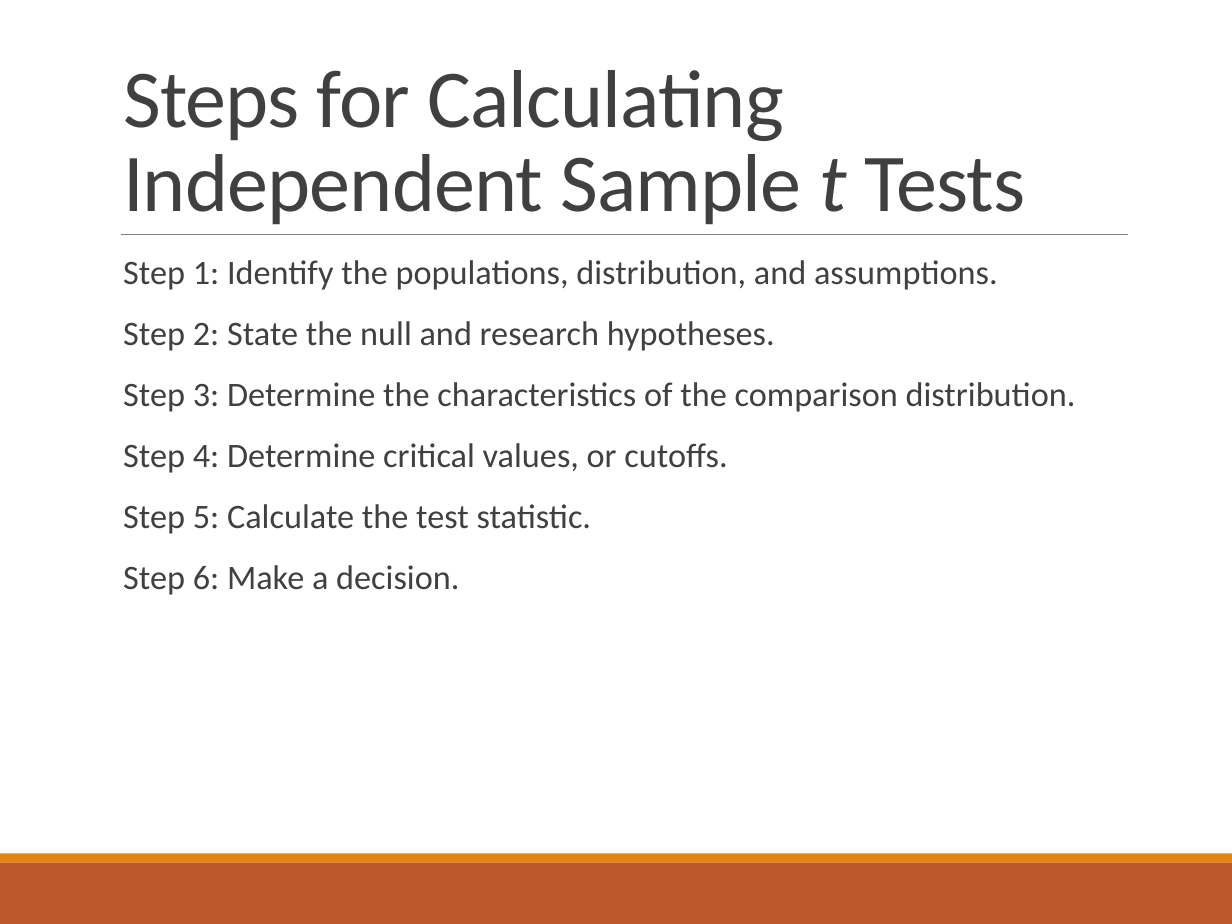
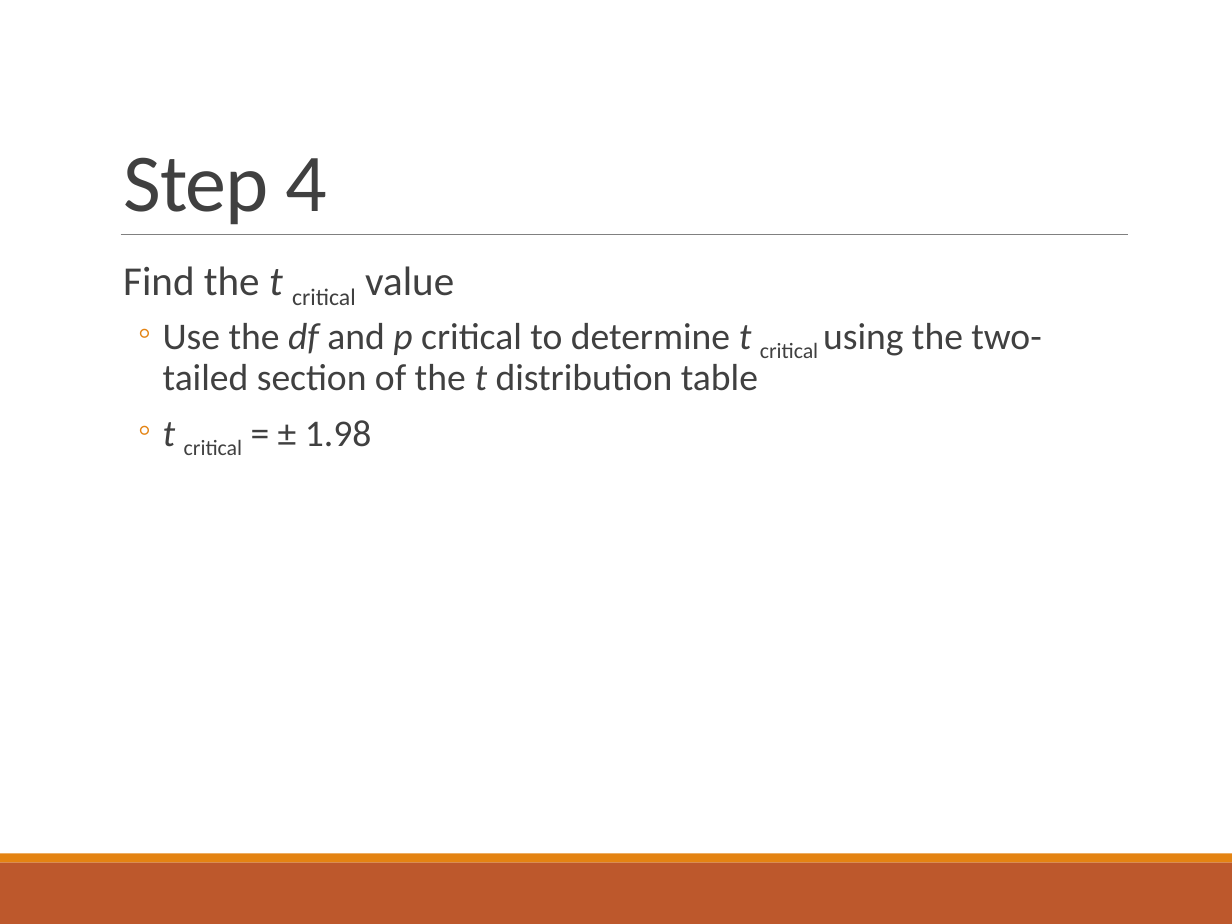
Before and after one commit to doomlab/PSY-200, a slide deck: slide 20 of Fall2018 Lecture Notes/Chapter 16 Lecture.pptx (slide 14 before the commit). Drawn at 1232x924 pixels with LibreOffice and Linux fonts; fonts in the diff are those of the drawing. Boxes give left, top, right and bottom in pixels: in the first picture for what was removed or moved away, otherwise in the second. Text is boxed around its words. In the diff, an @@ line names an element or a change of style, - is before the commit and + after.

```diff
--- a/Fall2018 Lecture Notes/Chapter 16 Lecture.pptx
+++ b/Fall2018 Lecture Notes/Chapter 16 Lecture.pptx
@@ title at (x1=123, y1=157, x2=328, y2=225): text changed @@
-Steps for Calculating Independent Sample t Tests
+Step 4
@@ text at (x1=123, y1=266, x2=1041, y2=455): text changed; size 20 to 22 pt @@
-  Step 1: Identify the populations, distribution, and assumptions.
-  Step 2: State the null and research hypotheses.
-  Step 3: Determine the characteristics of the comparison distribution.
-  Step 4: Determine critical values, or cutoffs.
-  Step 5: Calculate the test statistic.
-  Step 6: Make a decision.
+  Find the t critical value
+  ◦ Use the df and p critical to determine t critical using the two-tailed section of the t distribution table
+  ◦ t critical = ± 1.98
```
Also in this commit, not shown: 2 other slides changed, 35 slides added, 29 slides removed, 1 other file.
